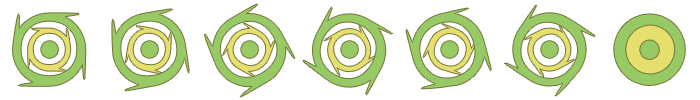
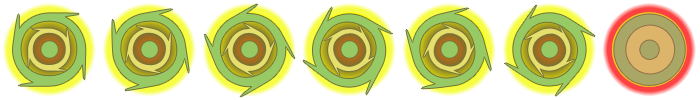
Before/after of a 700x100 layered artwork. What changed in the layer stack:
added layer "Forma 3 copia 8" (35%) above "Forma 4 copia" over [611, 12, 687, 87]
added layer "Forma 3 copia 7" above "Forma 3 copia 6" over [611, 12, 687, 87]
added layer "Forma 3 copia 6" above "Forma 3 copia 5" over [511, 12, 587, 87]
added layer "Forma 3 copia 5" above "Forma 3 copia 4" over [411, 12, 487, 87]
added layer "Forma 3 copia 4" above "Forma 3 copia 3" over [311, 12, 387, 87]
added layer "Forma 3 copia 3" above "Forma 3 copia 2" over [211, 12, 287, 87]
added layer "Forma 3 copia 2" above "Forma 3" over [111, 12, 187, 87]
showed "Forma 3" over [11, 12, 87, 87]
